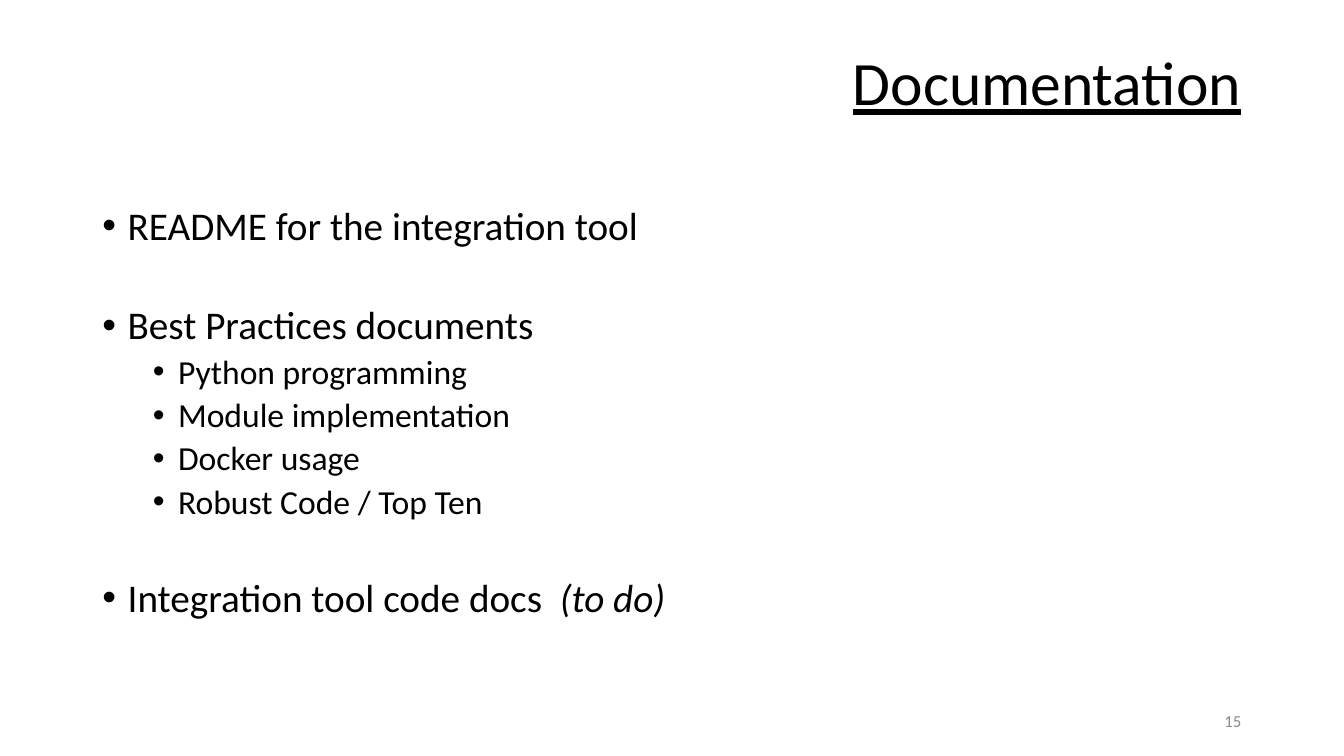
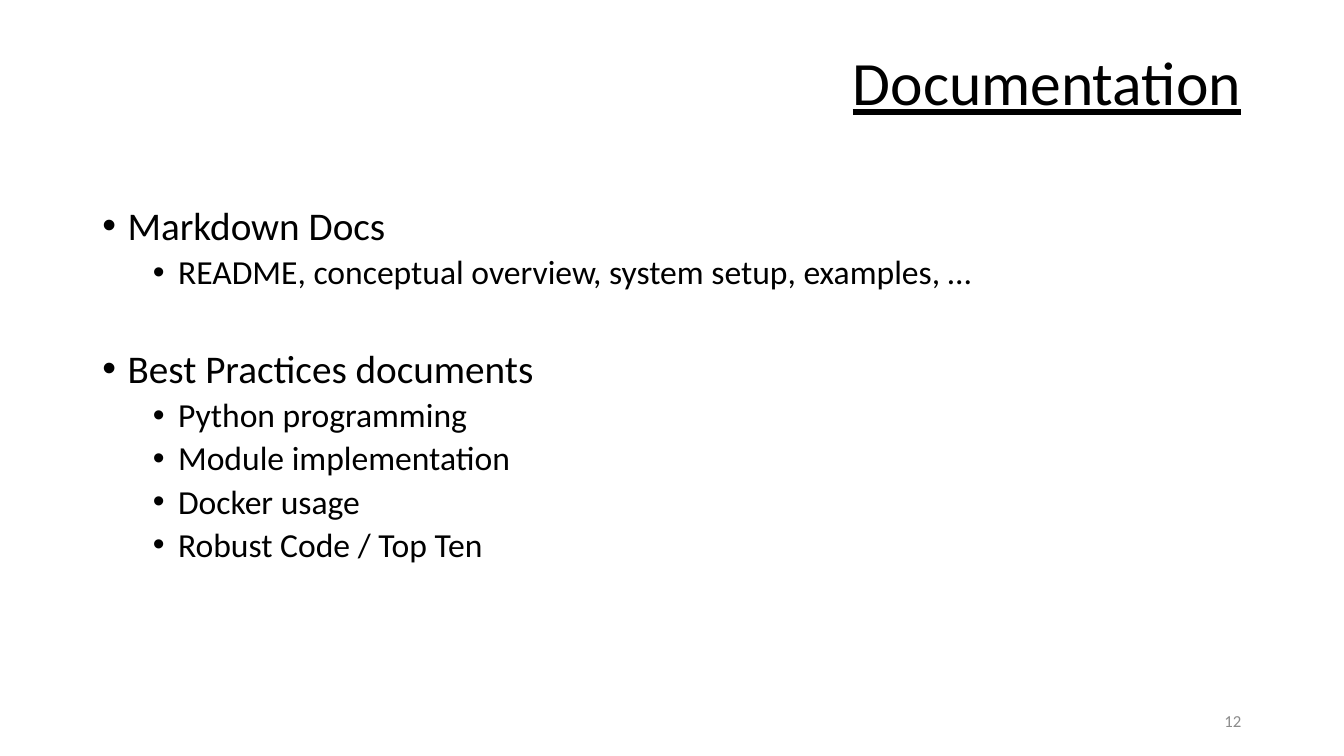
Before and after one commit to DARPA-CRITICALMAAS/ta1_integration, a slide deck: slide 12 of docs/overview.pptx (slide 15 before the commit). Drawn at 1344x756 pixels with LibreOffice and Linux fonts; fonts in the diff are those of the drawing. Boxes give left, top, right and bottom in pixels: in the first picture for what was removed or moved away, otherwise in the second. Text is boxed around its words. In the diff, an @@ line names an element or a change of style, - is before the commit and + after.

```diff
--- a/docs/overview.pptx
+++ b/docs/overview.pptx
@@ text at (128,212,941,290): text changed; size 28 to 24 pt @@
-• README for the integration tool
+• Markdown Docs
+  • README, conceptual overview, system setup, examples, …
@@ text at (128,583,665,619): paragraph removed @@
-• Integration tool code docs (to do)
@@ page number at (1224,716,1241,727): text changed @@
-15
+12
```
Also in this commit, not shown: 8 other slides changed, 1 slide added, 4 slides removed.
